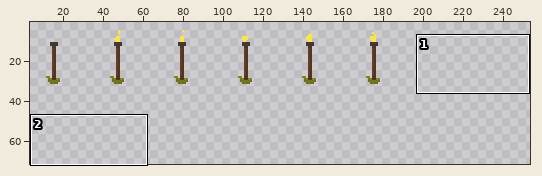
Sprite sheet, stored at Assets/sprites/objects/torches.png. The picture above shows the old version from afar; the outline marks the close-up.
Close-up. Old version:
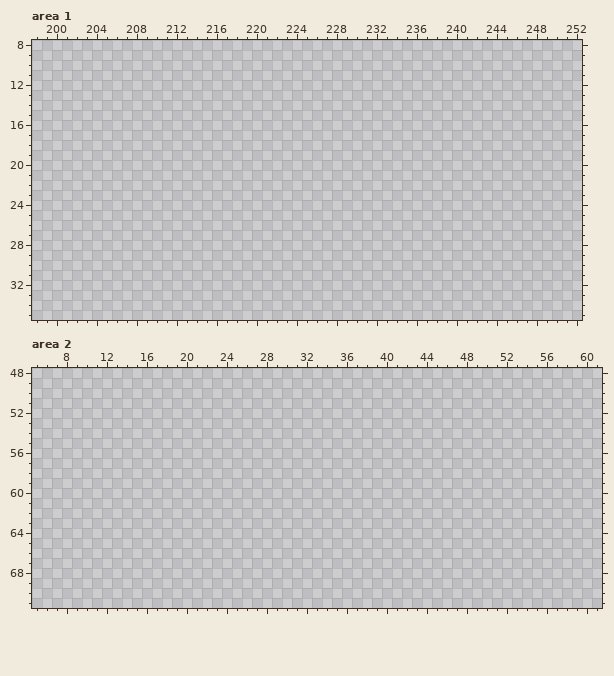
The file is 256x256 pixels. Shown: area 1: x 198..252, y 8..35; area 2: x 5..61, y 48..71. The wide view leaves out empty margins.
Palette (. is transparent): 
Now the later version:
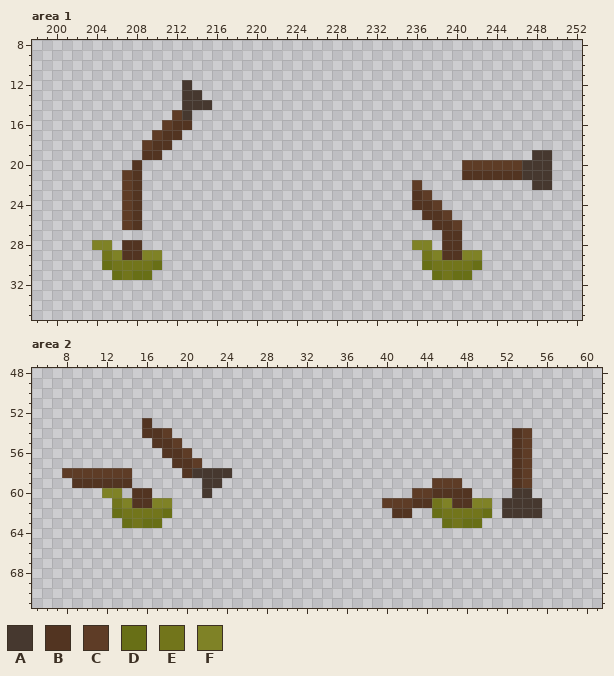
Colours new in this view: A #46382f  B #523421  C #5e3c26  D #686f16  E #72751b  F #7f8226
Edits made:
Area 1:
y 12: x 213 . -> A
y 13: x 213..214 .. -> AA
y 14: x 213..215 ... -> AAA
y 15: x 212..213 .. -> CA
y 16: x 211..213 ... -> CBB
y 17: x 210..212 ... -> CBB
y 18: x 209..211 ... -> CBB
y 19: x 209..210 .. -> BB; x 248..249 .. -> AA
y 20: x 208 . -> B; x 241..249 ......... -> CCCCCCAAA
y 21: x 207..208 .. -> CB; x 241..249 ......... -> BBBBBBAAA
y 22: x 207..208 .. -> CB; x 236 . -> C; x 248..249 .. -> AA
y 23: x 207..208 .. -> CB; x 236..237 .. -> BC
y 24: x 207..208 .. -> CB; x 236..238 ... -> BBC
y 25: x 207..208 .. -> CB; x 237..239 ... -> BBC
y 26: x 207..208 .. -> CB; x 238..240 ... -> BBC
y 27: x 239..240 .. -> BB
y 28: x 204..205 .. -> FF; x 207..208 .. -> BB; x 236..237 .. -> FF; x 239..240 .. -> BB
y 29: x 205..210 ...... -> EFBBFF; x 237..242 ...... -> EFBBFF
y 30: x 205..210 ...... -> DEEEED; x 237..242 ...... -> DEEEED
y 31: x 206..209 .... -> DEDD; x 238..241 .... -> DEDD
Area 2:
y 53: x 16 . -> B
y 54: x 16..18 ... -> BBC; x 53..54 .. -> BC
y 55: x 17..19 ... -> BBC; x 53..54 .. -> BC
y 56: x 18..20 ... -> BBC; x 53..54 .. -> BC
y 57: x 19..21 ... -> BBC; x 53..54 .. -> BC
y 58: x 8..14 ....... -> CCCCCCC; x 20..24 ..... -> BAAAA; x 53..54 .. -> BC
y 59: x 9..14 ...... -> BBBBBB; x 22..23 .. -> AA; x 45..47 ... -> CCC; x 53..54 .. -> BC
y 60: x 12..13 .. -> FF; x 15..16 .. -> BB; x 22 . -> A; x 43..48 ...... -> CCBBBB; x 53..54 .. -> AA
y 61: x 13..18 ...... -> EFBBFF; x 40..50 ........... -> CCCBBEFBBFF; x 52..55 .... -> AAAA
y 62: x 13..18 ...... -> DEEEED; x 41..42 .. -> BB; x 45..50 ...... -> DEEEED; x 52..55 .... -> AAAA
y 63: x 14..17 .... -> DEDD; x 46..49 .... -> DEDD
Changed places in both close-ups, as pixel boxes (x1, y1, x2, y2):
added: (92, 80, 212, 280)
added: (412, 150, 552, 280)
added: (62, 418, 232, 528)
added: (382, 428, 542, 528)
